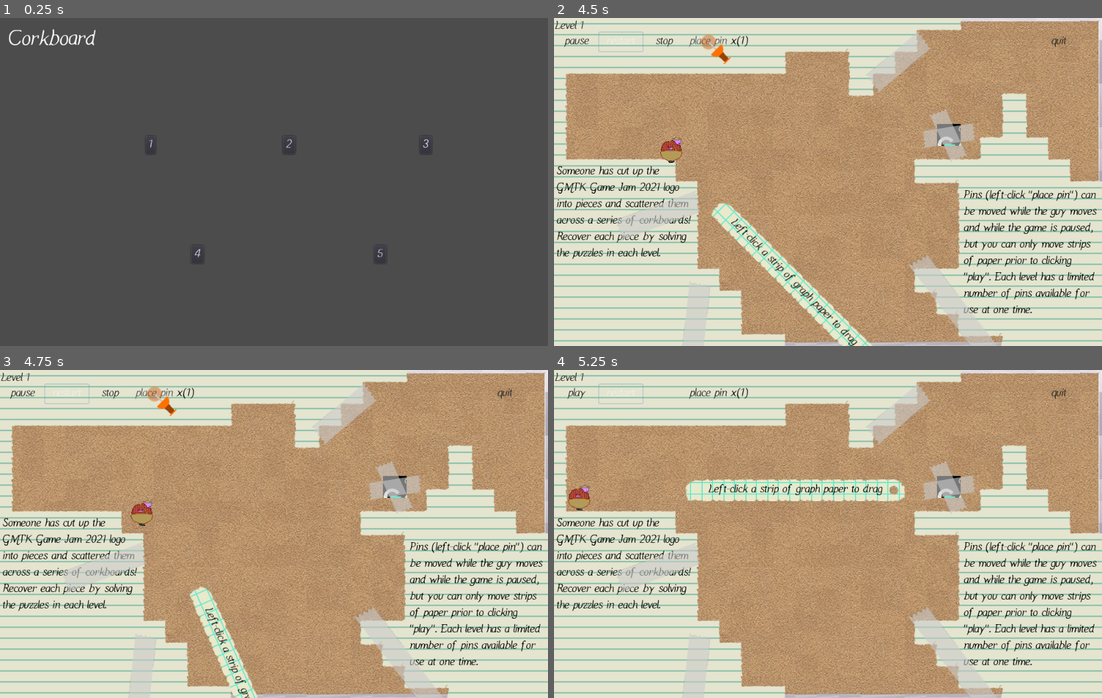
Above: before the commit, frames 1-4 (two rows, left to right).
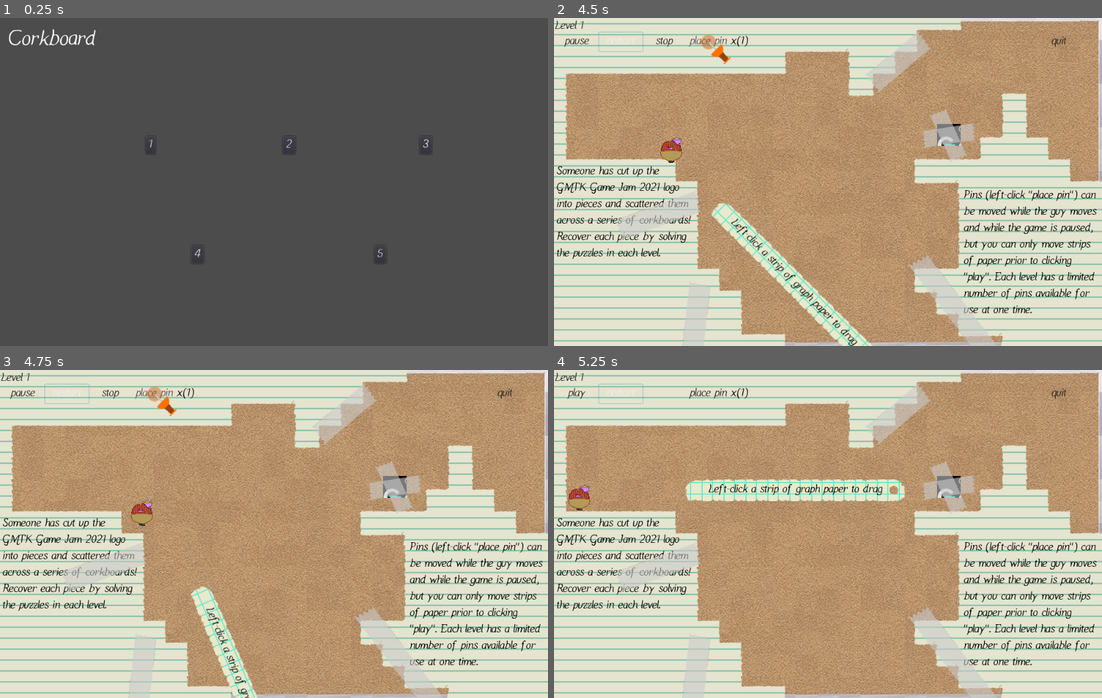
Above: after the commit, the same moments.

Repository: carsonswope/gmtk-jam
Game: Godot game, scene res://MainScene.tscn
Same seed, same stepped clock (60 frames per second), same inputs: the game is played once before the commit and once after it.
Inputs:
- Up to frame 1 (0.25 s): no input
- Up to frame 2 (4.5 s): click "1" at 0.5 s; click "restart" at 1.25 s; click "restart" at 2 s; click "restart" at 2.75 s; click "play" at 3.5 s; click "place pin" at 4.25 s
- Up to frame 3 (4.75 s): no input
- Up to frame 4 (5.25 s): click "stop" at 5 s

Frames 1-2 are identical in both runs. In frame 3, 0.5% of the frame differs, in the area x 34-47%, y 66-100%; in frame 4, nothing differs.

Commit message:
small tweaks

Diff:
--- a/PlatformContainer.gd
+++ b/PlatformContainer.gd
@@ -46,7 +46,7 @@
 		label_node.rect_position = $body.position - label_node.rect_size.x/2 * unit_x - label_node.rect_size.y/2 * unit_y
 		label_node.rect_rotation = $body.rotation_degrees
 
-func _process(delta):
+func _physics_process(delta):
 	$tiles.position = $body.position
 	$tiles.rotation = $body.rotation
 	update_label_if_exists()
--- a/levels/level.gd
+++ b/levels/level.gd
@@ -296,13 +296,16 @@
 
 	prune_joints()
 
+
+
+	if current_game_state == GameState.LEVEL_START:
+		if moving_platform:
+			var mouse_pos = get_viewport().get_mouse_position()
+			moving_platform.position = moving_platform_start_pos + (mouse_pos - moving_platform_start_mouse_pos)
+
+func _physics_process(delta):
 	if placing_pin:
 		var placing_pin_pos = get_viewport().get_mouse_position()
 		var eligible = pin_eligible(placing_pin_pos)
 		placing_pin_icon.position = eligible if eligible else placing_pin_pos
 		placing_pin_icon.get_child(1).modulate = Color(1,1,1,0.4) if eligible else Color(1,0,0,0.2)
-
-	if current_game_state == GameState.LEVEL_START:
-		if moving_platform:
-			var mouse_pos = get_viewport().get_mouse_position()
-			moving_platform.position = moving_platform_start_pos + (mouse_pos - moving_platform_start_mouse_pos)
